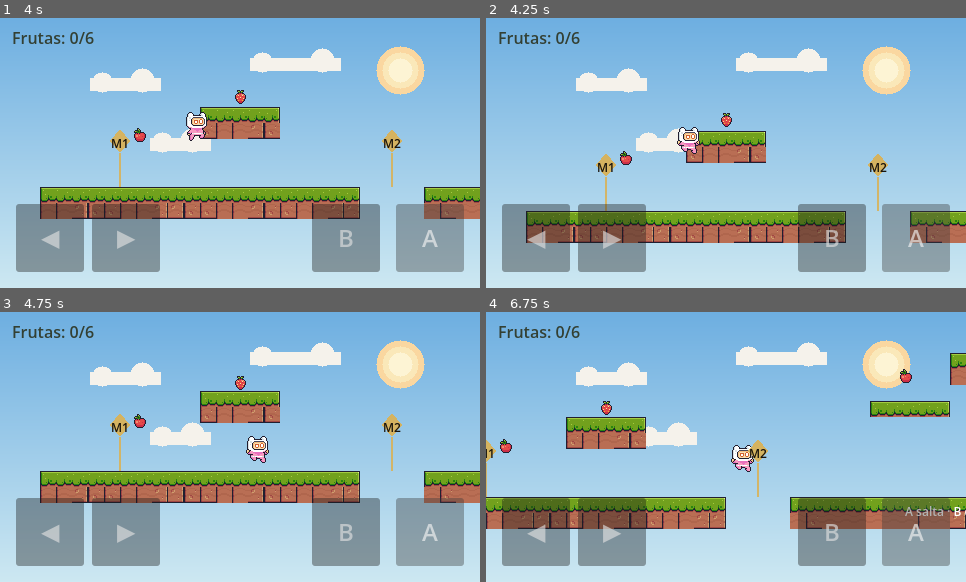
Above: before the commit, frames 1-4 (two rows, left to right).
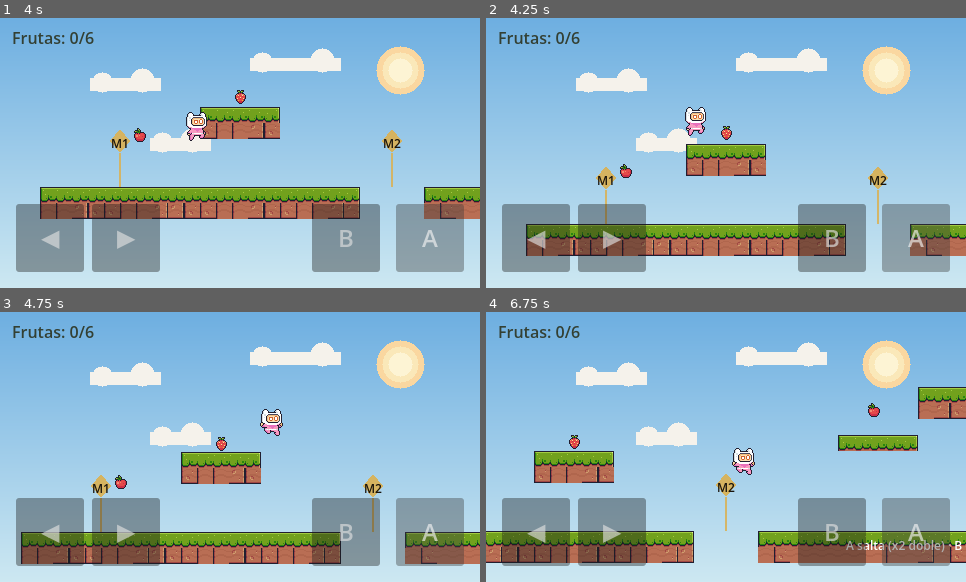
Above: after the commit, the same moments.

Repository: hectororviz/TinoGames
Game: Godot game, scene res://scenes/menu.tscn
Two runs of this game, one before a commit and one after it. Both use one fixed random seed, a clock stepped at 60 frames per second and the inputs below.
Inputs:
- Up to frame 1 (4 s): click "JUGAR" at 0.5 s; click "◀" at 1.25 s; click "▶" at 2 s; click "A" at 2.75 s; tap Enter (ui_accept) at 3.5 s; hold Right (move_right) from 3.53 s (still down); tap J (dash) at 3.6 s; tap Space (jump) at 3.77, 3.8 s
- Up to frame 2 (4.25 s): keep holding Right (move_right); tap Space (jump) at 4.07 s
- Up to frame 3 (4.75 s): keep holding Right (move_right); tap Space (jump) at 4.35, 4.52 s; tap J (dash) at 4.55 s
- Up to frame 4 (6.75 s): tap Space (jump) at 4.82, 5.3, 6.02, 6.32, 6.6 s; release Right (move_right) at 5.03 s; hold Left (move_left) 5.03-5.78 s; tap J (dash) at 5.1, 5.85 s; hold Right (move_right) from 5.78 s (still down)

Frame 1 is identical in both runs. In frame 2, 16% of the frame differs, in the area x 8-100%, y 32-89%; in frame 3, 24%; in frame 4, 29%, in the area x 0-100%, y 15-93%.

Commit message:
Doble salto (segundo impulso 0.9x) para la ruta alta

Diff:
--- a/scenes/main.tscn
+++ b/scenes/main.tscn
@@ -256,5 +256,5 @@
 offset_right = 472.0
 offset_bottom = 24.0
 theme_override_font_sizes/font_size = 12
-text = "A salta · B dash · R reinicia · M1-M3 para reportar"
+text = "A salta (x2 doble) · B dash · R reinicia · reportar por M1-M5"
 horizontal_alignment = 1
--- a/scripts/player.gd
+++ b/scripts/player.gd
@@ -13,6 +13,7 @@
 @export var gravity: float = 700.0
 @export var coyote_time: float = 0.10
 @export var jump_buffer: float = 0.12
+@export var double_jump: bool = true
 
 @export_group("Dash")
 @export var dash_speed: float = 260.0
@@ -26,6 +27,7 @@
 var start_position: Vector2
 var _coyote: float = 0.0
 var _buffer: float = 0.0
+var _dj_used: bool = false
 var _dash_t: float = 0.0
 var _dash_cd: float = 0.0
 
@@ -77,6 +79,7 @@
 			_coyote -= delta
 		else:
 			_coyote = coyote_time
+			_dj_used = false
 
 	if Input.is_action_just_pressed("jump"):
 		_buffer = jump_buffer
@@ -86,6 +89,11 @@
 		velocity.y = jump_velocity
 		_buffer = 0.0
 		_coyote = 0.0
+		_dash_t = 0.0
+	elif _buffer > 0.0 and double_jump and not _dj_used and not is_on_floor():
+		velocity.y = jump_velocity * 0.9
+		_buffer = 0.0
+		_dj_used = true
 		_dash_t = 0.0
 
 	move_and_slide()
